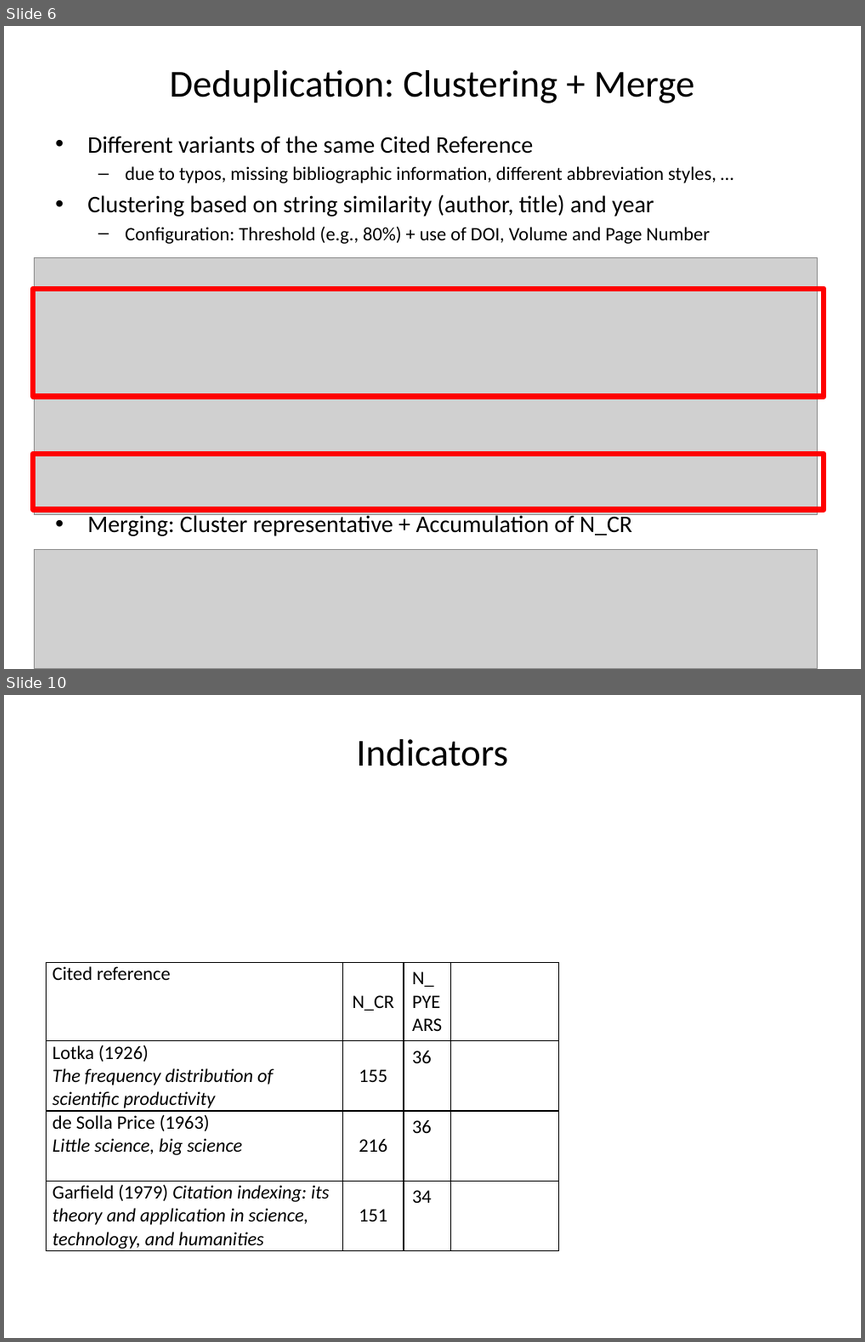
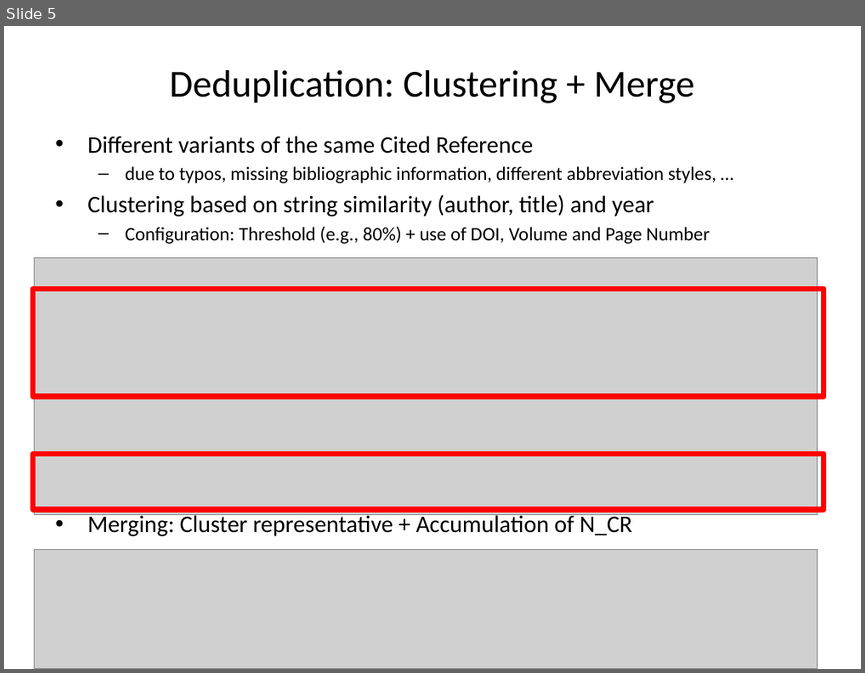
Before and after one commit to andreas-thor/cre, a slide deck: docs/slides/cre_overview.pptx. Shown one above the other, each under a label of ours: slides 6 and 10 before the commit, slide 5 after it; the slides between them are not shown. The pictures are 865x1342 and 865x673 pixels, drawn with LibreOffice and Linux fonts; fonts in the diff are those of the drawing; grey boxes stand for pictures. Boxes give left, top, right and bottom in pixels: in the first picture for what was removed or moved away, otherwise in the second. Text is boxed around its words. In the diff, an @@ line names an element or a change of style, - is before the commit and + after.

```diff
--- a/docs/slides/cre_overview.pptx
+++ b/docs/slides/cre_overview.pptx
@@ slide 10 removed at [4,695,861,1338], background #FFFFFF @@
@@ title removed at [356,739,508,766] @@
-Indicators
@@ table removed at [46,962,558,1252], 4 rows, 4 columns @@
-Cited reference | N_CR | N_PYEARS | 
-Lotka (1926) The frequency distribution of scientific productivity | 155 | 36 | 
-de Solla Price (1963) Little science, big science | 216 | 36 | 
-Garfield (1979) Citation indexing: its theory and application in science, technology, and humanities | 151 | 34 | 
@@ what was slide 6 is now slide 5 @@
```
Also in this commit, not shown: 4 slides changed, 3 slides added, 1 other file.
